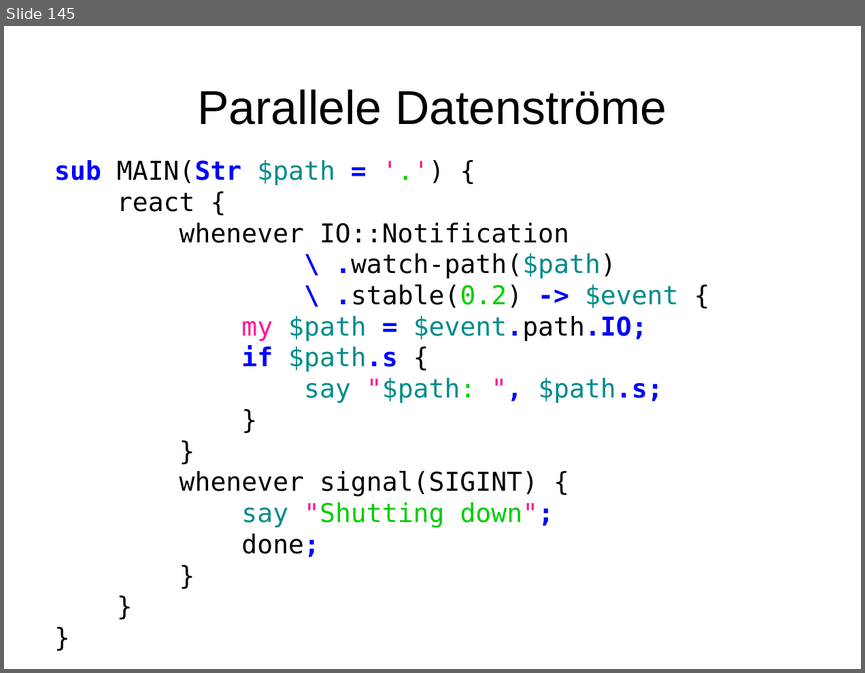
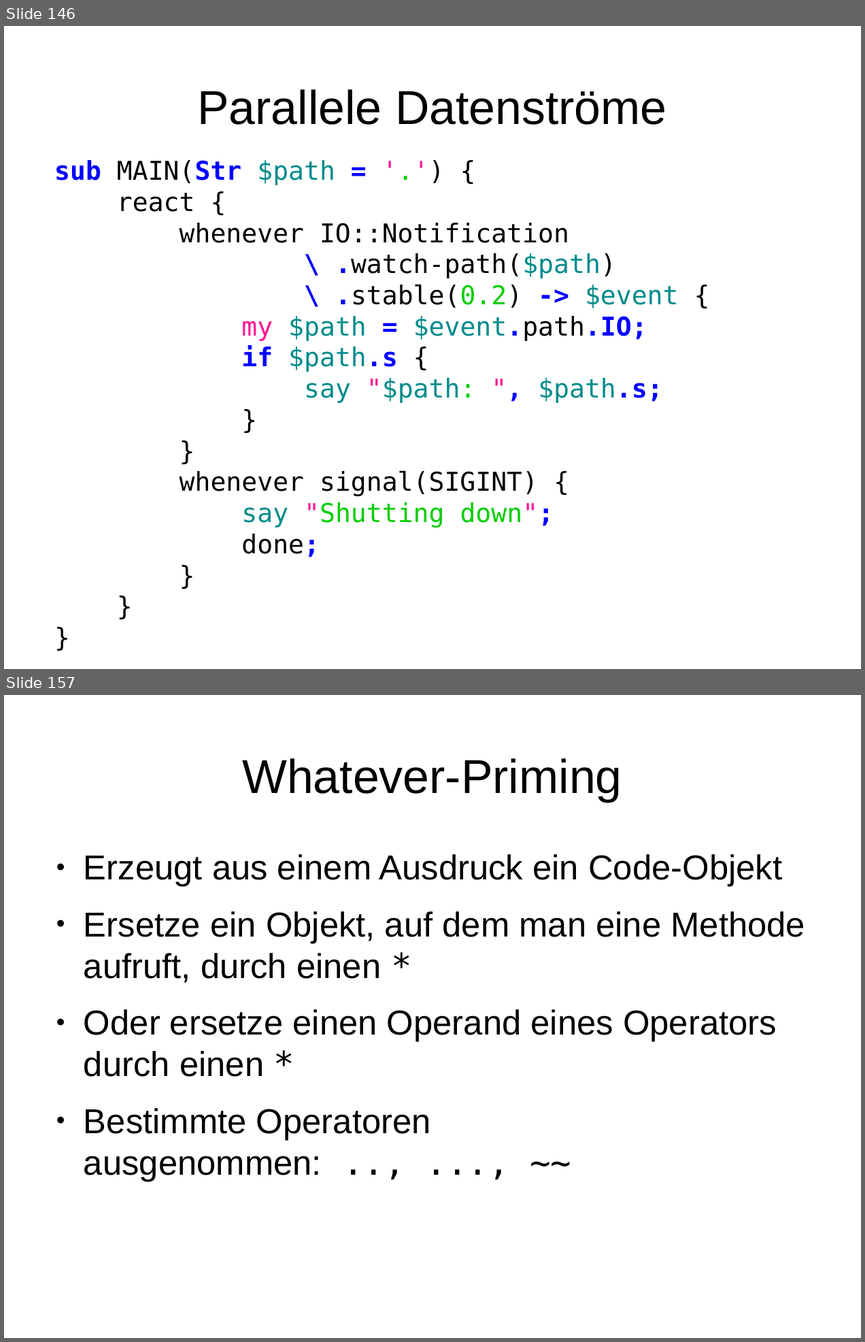
Before and after one commit to moritz/perl6-training-de, a slide deck: schulung.odp. Shown one above the other, each under a label of ours: slide 145 before the commit, slides 146 and 157 after it; the slides between them are not shown. The pictures are 865x673 and 865x1342 pixels, drawn with LibreOffice and Linux fonts; fonts in the diff are those of the drawing. Boxes give left, top, right and bottom in pixels: in the first picture for what was removed or moved away, otherwise in the second. Text is boxed around its words. In the diff, an @@ line names an element or a change of style, - is before the commit and + after.

Commit message:
Whatever Priming, TOC

```diff
--- a/schulung.odp
+++ b/schulung.odp
@@ slide 157 added at <box>4,695,861,1338</box>, background #FFFFFF @@
@@ title added at <box>242,758,622,802</box>, 44 pt, text #000000 @@
+Whatever-Priming
@@ text added at <box>84,854,806,1181</box>, 32 pt, text #000000 @@
+● Erzeugt aus einem Ausdruck ein Code-Objekt
+● Ersetze ein Objekt, auf dem man eine Methode aufruft, durch einen *
+● Oder ersetze einen Operand eines Operators durch einen *
+● Bestimmte Operatoren ausgenommen: .., ..., ~~
@@ what was slide 145 is now slide 146 @@
```
Also in this commit, not shown: 2 slides changed, 13 other slides added, 3 other files.
